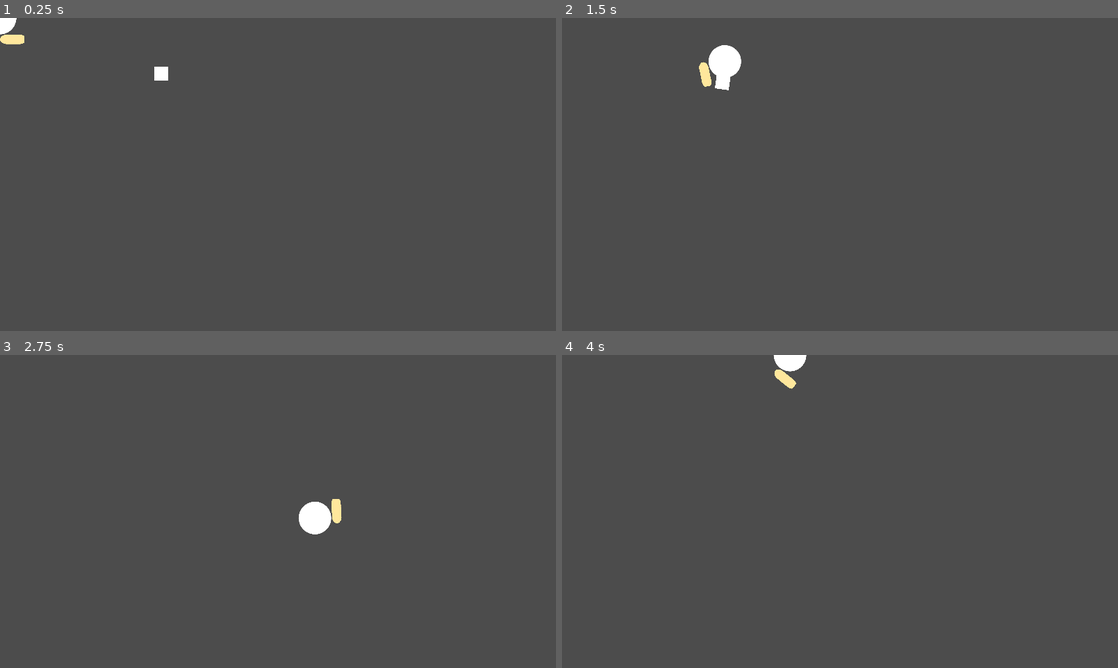
Above: before the commit, frames 1-4 (two rows, left to right).
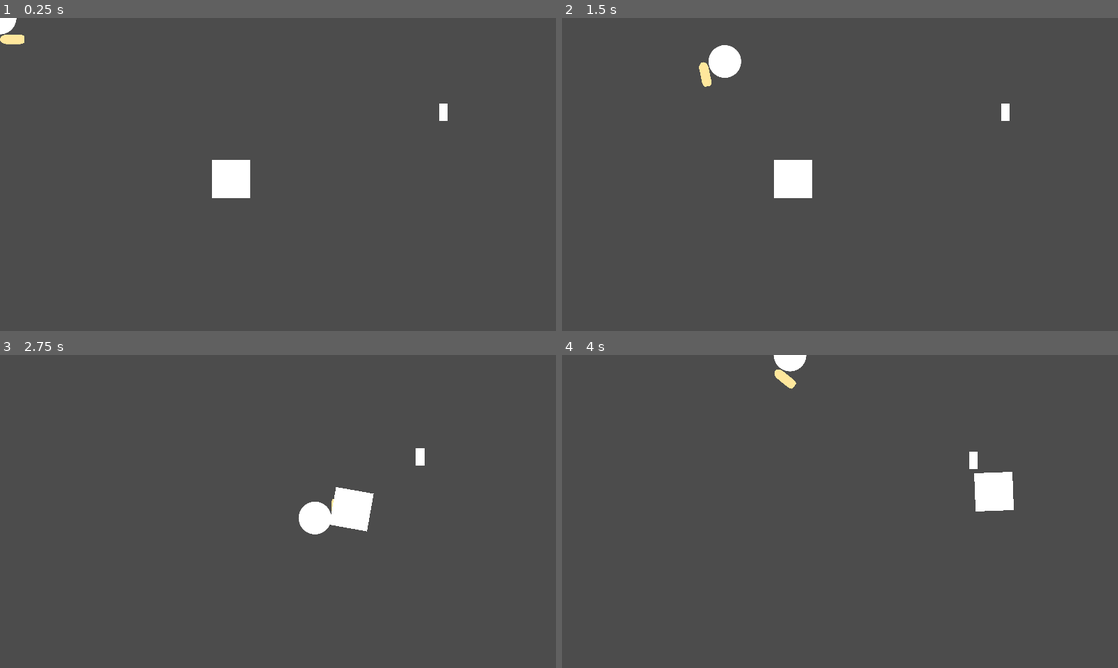
Above: after the commit, the same moments.

Repository: wet-floor/1501-final-project
Game: Godot game, scene res://testing/hendry/testing.tscn
Same seed, same stepped clock (60 frames per second), same inputs: the game is played once before the commit and once after it. After the commit the project has no main scene; this scene is started directly in both runs.
Inputs (mouse positions are in pixels of both pictures, inside the frame that each line leads up to):
- Up to frame 1 (0.25 s): no input
- Up to frame 2 (1.5 s): tap Enter (ui_accept) at 0.5, 0.77 s; move the mouse to (962, 158) at 0.52 s; hold D (player_right) 0.53-1.28 s; hold Mouse wheel up (inv_left) 0.53-1.28 s; tap Mouse wheel down (inv_right) at 0.8, 1.35 s; move the mouse to (728, 190) at 1.27 s; hold S (player_down) from 1.28 s (still down)
- Up to frame 3 (2.75 s): tap Enter (ui_accept) at 1.52 s; click (166, 527) at 1.55 s; move the mouse to (333, 442) at 2.02 s; release S (player_down) at 2.03 s; press the mouse at (333, 442) at 2.03 s; hold D (player_right) from 2.03 s (still down); right-click (333, 442) at 2.3 s
- Up to frame 4 (4 s): move the mouse to (812, 574) at 2.77 s; release D (player_right) at 2.78 s; release the mouse at (812, 574) at 2.78 s; hold W (player_up) 2.78-3.53 s; right-click (812, 574) at 2.85 s; tap Enter (ui_accept) at 3.02, 3.77 s; tap Mouse wheel up (inv_left) at 3.05 s; move the mouse to (1006, 558) at 3.52 s; hold A (player_left) from 3.53 s (still down); hold Mouse wheel up (inv_left) from 3.53 s (still down); tap Mouse wheel down (inv_right) at 3.8 s

The runs differ from the first frame. In frame 1, 1.0% of the frame differs, in the area x 27-81%, y 15-58%; in frame 2, 1.0%; in frame 3, 0.9%; in frame 4, 0.9%.
Error before the commit: Invalid call. Nonexistent function 'hide' in base 'Nil'. (res://testing/hendry/inventory.gd:36)

Commit message:
Preliminary inventory system
Right-click to suck
Left click to charge up a shot
Release left-click

Collisions are messed up...

Diff:
--- a/project.godot
+++ b/project.godot
@@ -11,7 +11,6 @@
 [application]
 
 config/name="1501 Final Project"
-run/main_scene="res://testing/samuel/alarmBar.tscn"
 boot_splash/show_image=false
 config/icon="res://icon.png"
 
@@ -101,7 +100,7 @@
 
 [physics]
 
-common/physics_fps=120
+common/physics_fps=300
 common/enable_pause_aware_picking=true
 2d/default_gravity_vector=Vector2( 0, 0 )
 
--- a/testing/hendry/inventory.gd
+++ b/testing/hendry/inventory.gd
@@ -7,43 +7,76 @@
 
 # based on mouse wheel, change currently selected inventory item
 func get_input():
-	if Input.is_action_pressed("inv_left"):
+	if Input.is_action_just_released("inv_left"):
 		if currently_selected - 1 == -1:
 			currently_selected = inventory.size() - 1
 		else:
 			currently_selected -= 1
 		print(inventory[currently_selected])
+		print(get_children())
 
-	if Input.is_action_pressed("inv_right"):
+	if Input.is_action_just_released("inv_right"):
 		if currently_selected + 1 == inventory.size():
 			currently_selected = 0
 		else:
 			currently_selected += 1
 		print(inventory[currently_selected])
+		print(get_children())
 
 
-# called by the player scene, add items to the inventory
-func add_item(item : Node2D):
+# add items to the inventory
+func add_item(item : RigidBody2D):
+	# item.linear_velocity = Vector2.ZERO
+	# item.angular_velocity = 0
 	inventory.append(item)
+	if inventory[currently_selected] == null:
+		currently_selected = inventory.find(item)
+
+
+# get the currently selected item
+func get_current_item():
+	return inventory[currently_selected]
+
+
+func get_inventory():
+	return inventory
+
+
+func release_item():
+	if inventory[currently_selected] != null:
+		# var released_item : RigidBody2D
+		# released_item = inventory[currently_selected]
+		# released_item.set_physics_process(true)
+		inventory.pop_at(currently_selected)
+
+		currently_selected -= 1
+
+
+func release_item_at_index(index):
+	if inventory[index] != null:
+		inventory.pop_at(index)
+
+		currently_selected -= 1
 
 
 func _physics_process(delta):
 	get_input()
 
 	# make sure all but one item is displayed
+	# 1. hide everything
 	for item in inventory:
-		var n : Node2D = item
-		item.hide()
-		item.set_physics_process(false)
-		add_child(n)
+		var n : RigidBody2D = item
+		if item != null:
+			n.hide()
+			n.collision_layer = 0
+			n.collision_mask = 0
 
-	inventory[currently_selected].show()
-	inventory[currently_selected].set_physics_process(true)
+	# 2. show the thing that's currently selected
+	if inventory[currently_selected] != null:
+		var n : RigidBody2D = inventory[currently_selected]
+		n.show()
+		n.collision_layer = 2
+		n.collision_mask = 2
 
-	# TODO: some inventory items don't get displayed and instead has many items within it
-	if inventory[currently_selected].body_is_in_group("stackable"):
-		pass
-
-
-func get_current_item():
-	return inventory[currently_selected]
+		# TODO: some inventory items don't get displayed and instead has many items within it
+		#if inventory[currently_selected].body_is_in_group("stackable"):
--- a/testing/hendry/tdPlayer.gd
+++ b/testing/hendry/tdPlayer.gd
@@ -10,6 +10,18 @@
 onready var hand = get_node("Hand")
 onready var inventory = get_node("Hand/Inventory")
 
+var direct_range_objects = []
+var charge_power = 0
+
+export var suck_power = 10
+export var shoot_strength = 1
+
+var sucking = false
+
+export var default_charge_power = 1
+export var charge_rate = 1.0
+
+var released_object : RigidBody2D
 
 var screensize
 
@@ -17,9 +29,8 @@
 # Called when the node enters the scene tree for the first time.
 func _ready():
 	screensize = get_viewport_rect().size
-	pass # Replace with function body.
 
-
+## PLAYER MOVEMENT
 func get_input():
 	input_dir = Vector2.ZERO
 
@@ -37,17 +48,8 @@
 
 	input_dir = input_dir.normalized()
 
-
-func sucking():
-	pass
-
-
-func shooting():
-	pass
-
-
-func _physics_process(delta):
-	get_input()
+# player move and look
+func control():
 	input_dir = move_and_slide(input_dir * speed)
 
 	var mouse = get_global_mouse_position()
@@ -62,9 +64,103 @@
 		var hand_to_body_distance = hand.global_position.distance_to(self.global_position)
 		var hand_rotation = asin(hand_to_body_distance / hand_to_mouse_distance)
 		hand.rotation = -hand_rotation
+	pass
+
+## PLAYER ACTIONS
+# get player input for sucking and shooting
+func get_action(delta):
+	if Input.is_action_pressed("player_suck"):
+		suck()
+	else:
+		sucking = false
+
+	if Input.is_action_pressed("player_shoot"):
+		charge_shot(delta)
+
+	if Input.is_action_just_released("player_shoot"):
+		shoot()
+
+
+func suck():
+	# if inventory.get_current_item() == null:
+		sucking = true
+		for body in direct_range_objects:
+			var suck_impulse = (inventory.global_position - body.global_position).normalized() * suck_power
+			body.apply_central_impulse(suck_impulse)
+	# else:
+		# sucking = false
+
+
+func charge_shot(delta):
+	if inventory.get_current_item() != null:
+		charge_power += charge_rate * delta
+		charge_power = clamp(charge_power, 0, 2)
+
+	pass
+
+
+func shoot():
+	if inventory.get_current_item() != null:
+
+		released_object = null
+
+		# if the charge power is super small, assume the default value
+		if charge_power <= 0.2:
+			charge_power = default_charge_power
+
+
+		var released_object : RigidBody2D = inventory.get_current_item()
+
+		print(charge_power)
+		var shoot_impulse = (get_global_mouse_position() - inventory.global_position).normalized()
+		shoot_impulse = shoot_impulse * shoot_strength * charge_power
+
+		inventory.release_item()
+		released_object.apply_central_impulse(shoot_impulse/2)
+
+		charge_power = 0  # reset the charge power back to 0 after shooting
+
+
+func object_follow(delta):
+	for item in inventory.get_inventory():
+		if item != null:
+			var body : RigidBody2D = item
+			body.global_position = body.global_position.linear_interpolate(inventory.global_position, delta * 40)
+			body.global_rotation = inventory.global_rotation
+
+
+## PROCESSING
+func _physics_process(delta):
+
+	# movement and look
+	get_input()
+	control()
+
+	# sucking and shooting
+	get_action(delta)
+
+	screensize = get_viewport_rect().size
+	position.x = clamp(position.x, 0, screensize.x)
+	position.y = clamp(position.y, 0, screensize.y)
+
+	object_follow(delta)
 
 
 func _process(delta):
-	screensize = get_viewport_rect().size
-	position.x = clamp(position.x, 0, screensize.x)
-	position.y = clamp(position.y, 0, screensize.y)
+	pass
+
+## SIGNALS
+func _on_Direct_Range_body_entered(body):
+	direct_range_objects.append(body)
+	print(direct_range_objects)
+
+
+func _on_Direct_Range_body_exited(body):
+	direct_range_objects.erase(body)
+	print(direct_range_objects)
+
+
+func _on_Inventory_body_entered(body):
+	if sucking and inventory.get_current_item() == null:
+		inventory.add_item(body)
+		print("added", body)
--- a/testing/hendry/tdPlayer.tscn
+++ b/testing/hendry/tdPlayer.tscn
@@ -31,9 +31,23 @@
 scale = Vector2( 0.425, 0.346239 )
 texture = ExtResource( 2 )
 
-[node name="CollisionShape2D" type="CollisionShape2D" parent="Hand"]
+[node name="Arm" type="CollisionShape2D" parent="Hand"]
 position = Vector2( 16.125, -0.749992 )
 shape = SubResource( 2 )
 
 [node name="Inventory" parent="Hand" instance=ExtResource( 4 )]
 position = Vector2( 58, 0 )
+collision_layer = 2
+collision_mask = 2
+
+[node name="Direct Range" type="Area2D" parent="Hand"]
+position = Vector2( 45, 0 )
+collision_layer = 2
+collision_mask = 2
+
+[node name="CollisionPolygon2D" type="CollisionPolygon2D" parent="Hand/Direct Range"]
+polygon = PoolVector2Array( 30, 0, 30, -10, 500, -200, 550, -60, 550, 60, 500, 200, 30, 10 )
+
+[connection signal="body_entered" from="Hand/Inventory" to="." method="_on_Inventory_body_entered"]
+[connection signal="body_entered" from="Hand/Direct Range" to="." method="_on_Direct_Range_body_entered"]
+[connection signal="body_exited" from="Hand/Direct Range" to="." method="_on_Direct_Range_body_exited"]
--- /dev/null
+++ b/testing/hendry/test_object.gd
@@ -0,0 +1,32 @@
+extends RigidBody2D
+
+var screensize
+
+
+# Called when the node enters the scene tree for the first time.
+func _ready():
+	screensize = get_viewport_rect().size
+	pass # Replace with function body.
+
+
+func _physics_process(delta):
+	position.x = clamp(position.x, 0, screensize.x)
+	position.y = clamp(position.y, 0, screensize.y)
+
+	if position.x > screensize.x - 100:
+		position.x = screensize.x - 100
+	if position.x < 100:
+		position.x = 100
+	if position.y > screensize.y - 100:
+		position.y = screensize.y - 100
+	if position.y < 100:
+		position.y = 100
+
+	# print(position)
+
+# Called every frame. 'delta' is the elapsed time since the previous frame.
+func _process(delta):
+
+	#position.x = clamp(position.x, 0, screensize.x)
+	#position.y = clamp(position.y, 0, screensize.y)
+	pass
--- a/testing/hendry/testing.tscn
+++ b/testing/hendry/testing.tscn
@@ -1,11 +1,73 @@
-[gd_scene load_steps=3 format=2]
+[gd_scene load_steps=8 format=2]
 
 [ext_resource path="res://testing/hendry/tdPlayer.tscn" type="PackedScene" id=1]
-[ext_resource path="res://testing/chloe/object_sideview.tscn" type="PackedScene" id=2]
+[ext_resource path="res://testing/chloe/placeholder_assets/placeholder_object.png" type="Texture" id=2]
+[ext_resource path="res://testing/hendry/test_object.gd" type="Script" id=3]
+
+[sub_resource type="PhysicsMaterial" id=3]
+friction = 0.72
+rough = true
+bounce = 0.23
+
+[sub_resource type="RectangleShape2D" id=5]
+extents = Vector2( 44, 44 )
+
+[sub_resource type="PhysicsMaterial" id=4]
+friction = 0.83
+rough = true
+bounce = 0.31
+
+[sub_resource type="RectangleShape2D" id=6]
+extents = Vector2( 10, 19.5 )
 
 [node name="Root" type="Node"]
 
 [node name="tdPlayer" parent="." instance=ExtResource( 1 )]
+collision_layer = 3
+collision_mask = 3
+suck_power = 30
+shoot_strength = 5000
+charge_rate = 3.0
 
-[node name="RigidBody2D" parent="." instance=ExtResource( 2 )]
-position = Vector2( 372, 128 )
+[node name="RigidBody2D" type="RigidBody2D" parent="."]
+position = Vector2( 531, 369 )
+collision_layer = 2
+collision_mask = 2
+mass = 1.49
+physics_material_override = SubResource( 3 )
+linear_damp = 3.0
+angular_damp = 3.0
+script = ExtResource( 3 )
+__meta__ = {
+"_edit_group_": true
+}
+
+[node name="Sprite" type="Sprite" parent="RigidBody2D"]
+position = Vector2( 0.999994, 0.999994 )
+scale = Vector2( 2.75, 2.75 )
+texture = ExtResource( 2 )
+
+[node name="CollisionShape2D" type="CollisionShape2D" parent="RigidBody2D"]
+position = Vector2( 2, 1 )
+shape = SubResource( 5 )
+
+[node name="RigidBody2D2" type="RigidBody2D" parent="."]
+position = Vector2( 1020, 217 )
+collision_layer = 2
+collision_mask = 2
+physics_material_override = SubResource( 4 )
+linear_damp = 3.0
+angular_damp = 1.993
+script = ExtResource( 3 )
+__meta__ = {
+"_edit_group_": true
+}
+
+[node name="Sprite" type="Sprite" parent="RigidBody2D2"]
+position = Vector2( 0.99999, -1 )
+scale = Vector2( 0.624999, 1.25 )
+texture = ExtResource( 2 )
+
+[node name="CollisionShape2D" type="CollisionShape2D" parent="RigidBody2D2"]
+position = Vector2( 0, -0.5 )
+shape = SubResource( 6 )
